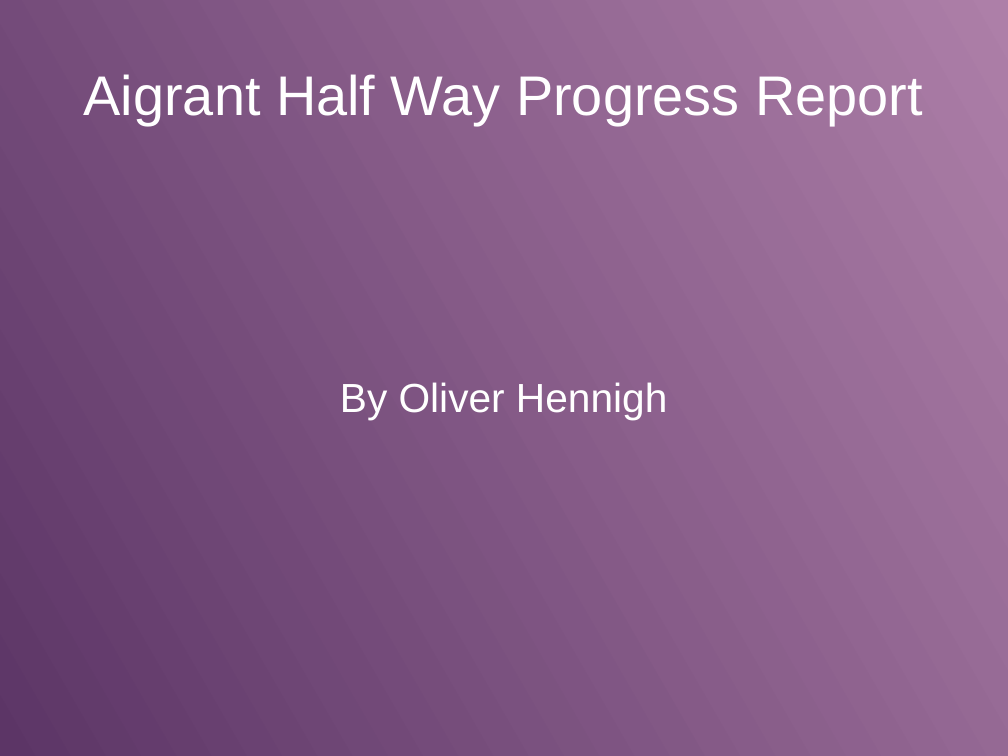
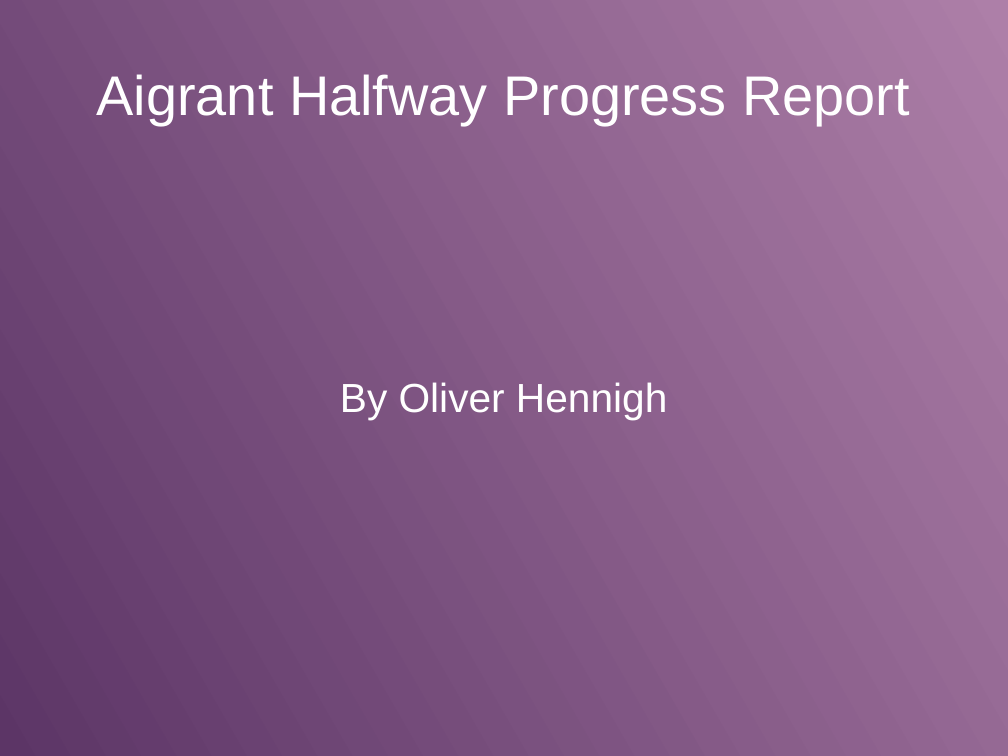
Before and after one commit to loliverhennigh/Steady-State-Flow-With-Neural-Nets, a slide deck: slide 1 of video/presentation.odp. Drawn at 1008x756 pixels with LibreOffice and Linux fonts; fonts in the diff are those of the drawing. Boxes give left, top, right and bottom in pixels: in the first picture for what was removed or moved away, otherwise in the second. Text is boxed around its words. In the diff, an @@ line names an element or a change of style, - is before the commit and + after.

```diff
--- a/video/presentation.odp
+++ b/video/presentation.odp
@@ title at bbox=[97, 74, 910, 125]: text changed @@
-Aigrant Half Way Progress Report
+Aigrant Halfway Progress Report
```
Also in this commit, not shown: 3 other slides changed, 3 slides added.
